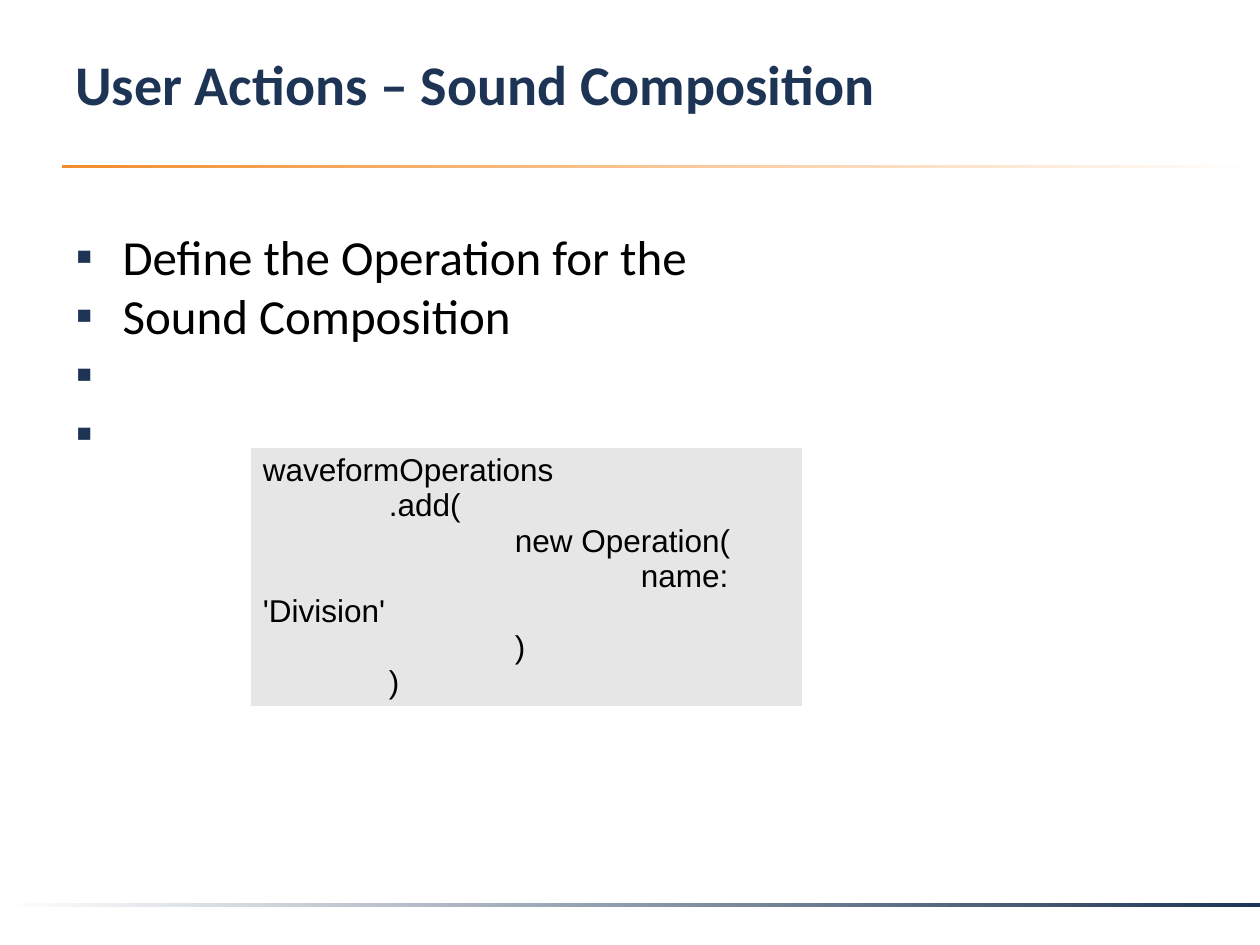
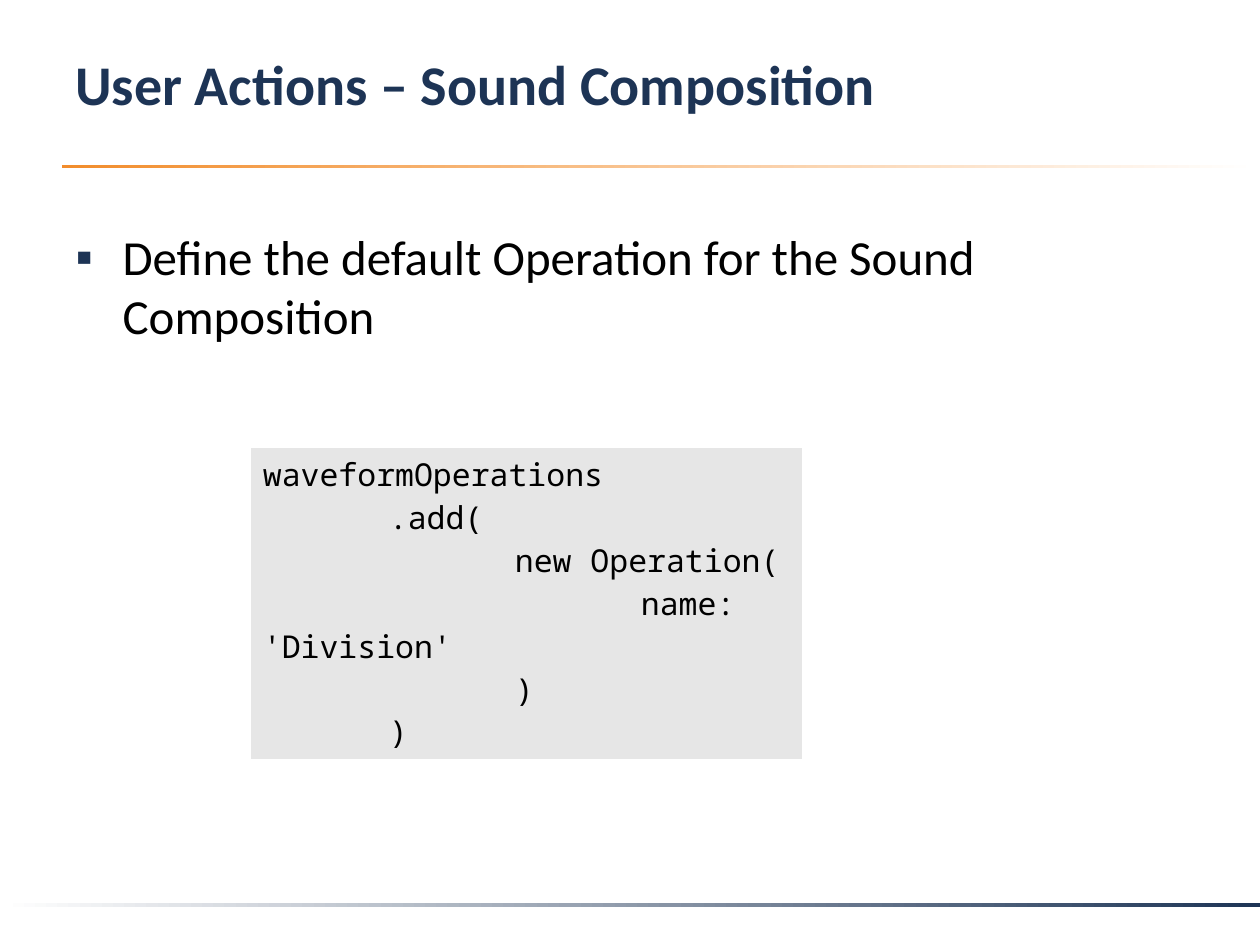
Before and after one commit to angelapopa/PSDSL, a slide deck: slide 9 of FinalProject/DSL_SS2018_FinalProject.pptx (slide 10 before the commit). Drawn at 1260x945 pixels with LibreOffice and Linux fonts; fonts in the diff are those of the drawing; background and template pictures are left out. Boxes give left, top, right and bottom in pixels: in the first picture for what was removed or moved away, otherwise in the second. Text is boxed around its words. In the diff, an @@ line names an element or a change of style, - is before the commit and + after.

```diff
--- a/FinalProject/DSL_SS2018_FinalProject.pptx
+++ b/FinalProject/DSL_SS2018_FinalProject.pptx
@@ text at [123,241,974,342]: text changed @@
-▪ Define the Operation for the
-▪ Sound Composition
+▪ Define the default Operation for the Sound Composition
@@ table at [251,447,803,663] @@
@@ font Arial to Noto Sans Mono @@
```
Also in this commit, not shown: 7 other slides changed, 1 slide removed, 1 other file.
